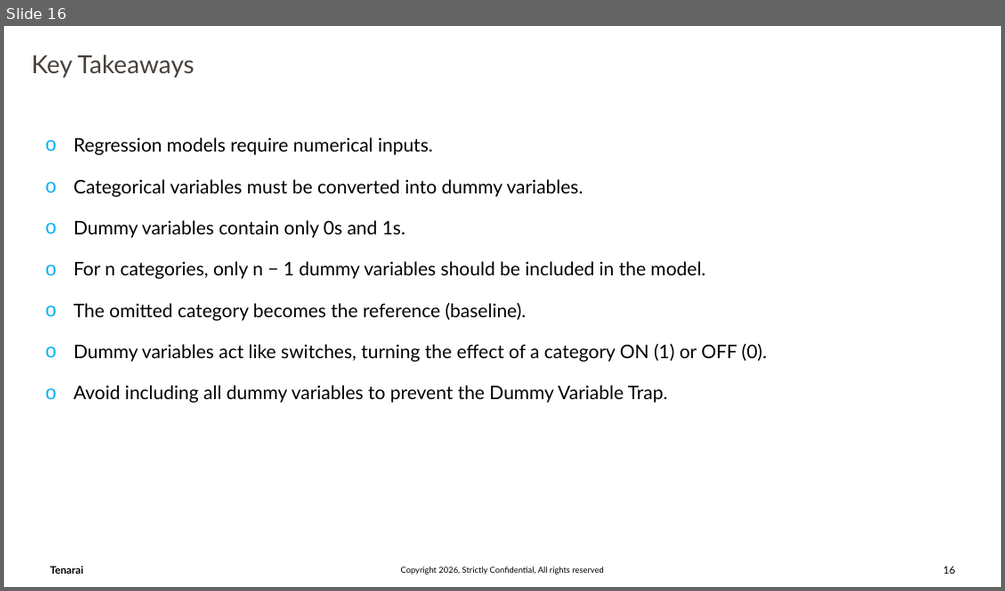
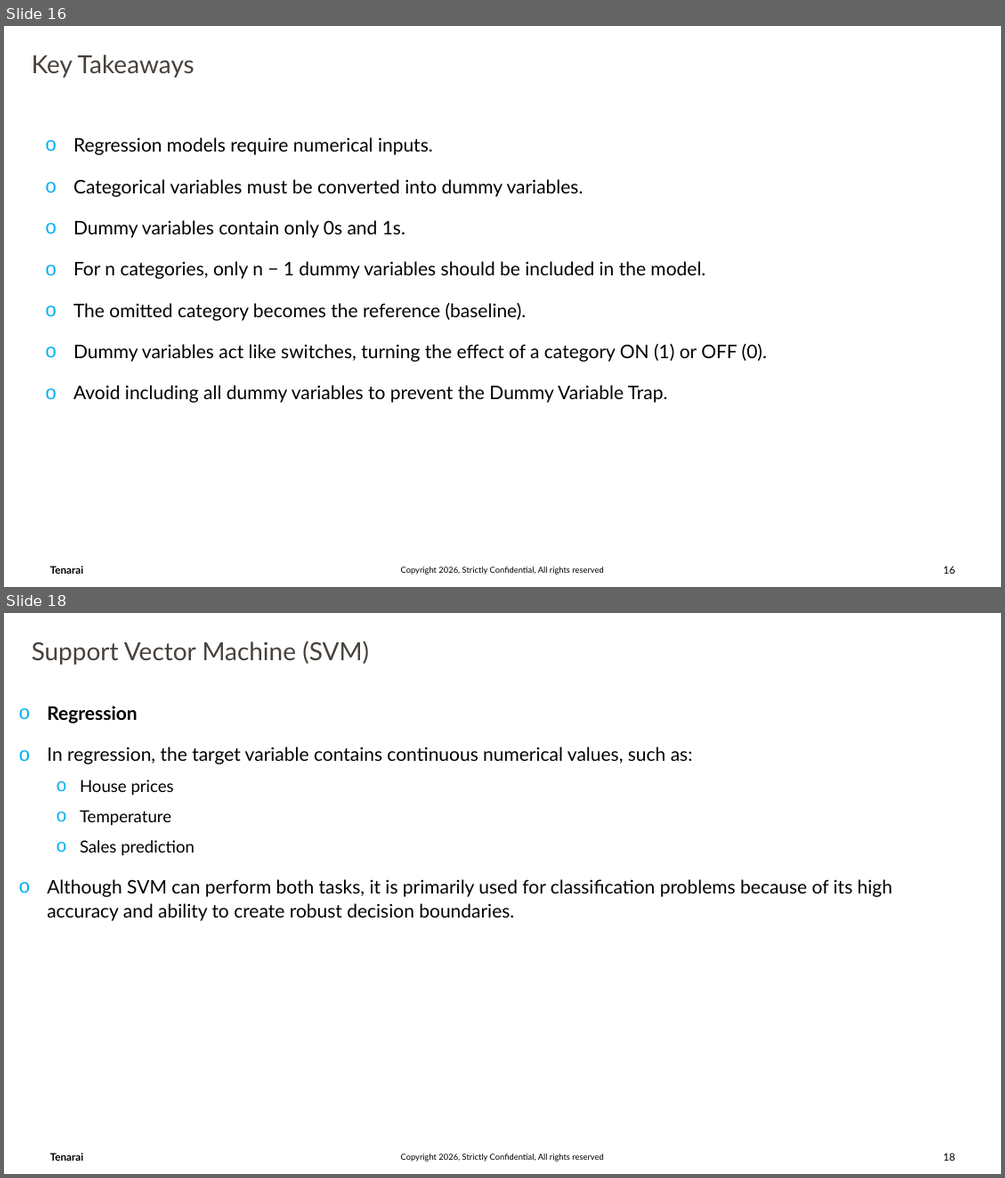
Before and after one commit to trivedi-ashutosh2013/Training_Content, a slide deck: Machine_Learning/AI_ML_Part03.pptx. Shown one above the other, each under a label of ours: slide 16 before the commit, slides 16 and 18 after it; the slides between them are not shown. The pictures are 1005x591 and 1005x1178 pixels, drawn with LibreOffice and Linux fonts; fonts in the diff are those of the drawing; background and template pictures are left out. Boxes give left, top, right and bottom in pixels: in the first picture for what was removed or moved away, otherwise in the second. Text is boxed around its words. In the diff, an @@ line names an element or a change of style, - is before the commit and + after.

```diff
--- a/Machine_Learning/AI_ML_Part03.pptx
+++ b/Machine_Learning/AI_ML_Part03.pptx
@@ slide 18 added at box(4, 613, 1001, 1174), background #FFFFFF; not listed: 3 template elements that a slide beside it also shows @@
@@ text added at box(32, 641, 369, 665), 24 pt, text #47413C @@
+Support Vector Machine (SVM)
@@ text added at box(47, 706, 892, 921), 18 pt, text #000000 @@
+o Regression
+o In regression, the target variable contains continuous numerical values, such as:
+  o House prices
+  o Temperature
+  o Sales prediction
+o Although SVM can perform both tasks, it is primarily used for classification problems because of its high accuracy and ability to create robust decision boundaries.
```
Also in this commit, not shown: 15 other slides added.
